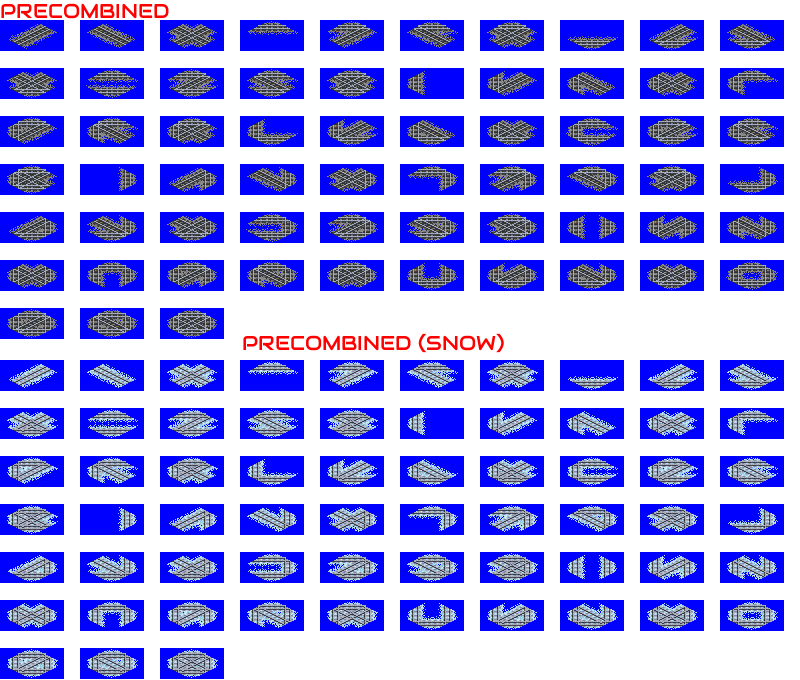
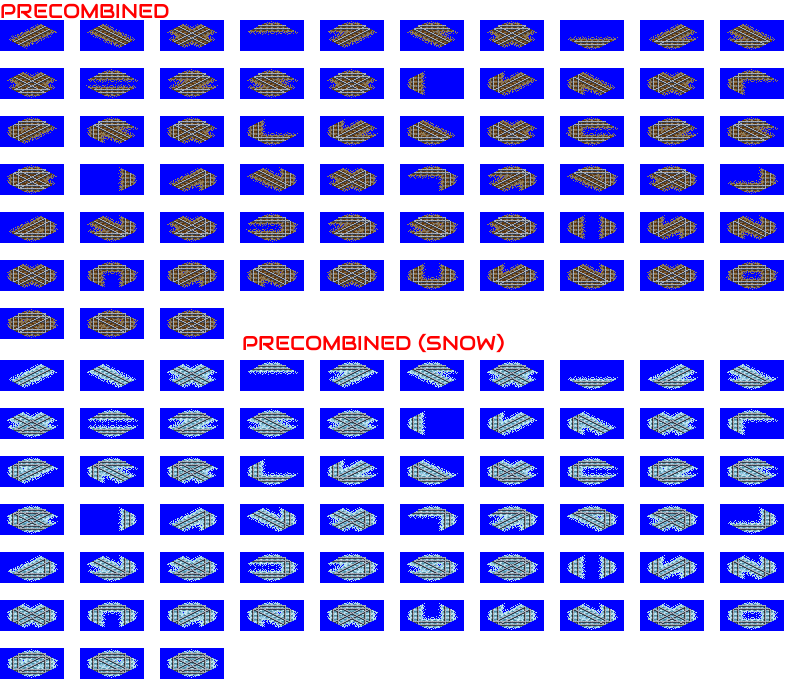
Comparing the layer stacks of the two (800, 680) images. Changes:
renamed "HighSpeed" to "RAIL", moved it above "RAVE", painted on it over [7, 21, 778, 675]
renamed "HighSped Snow" to "RAVE", moved it above "PRECOMBINED", painted on it over [7, 21, 778, 675]
